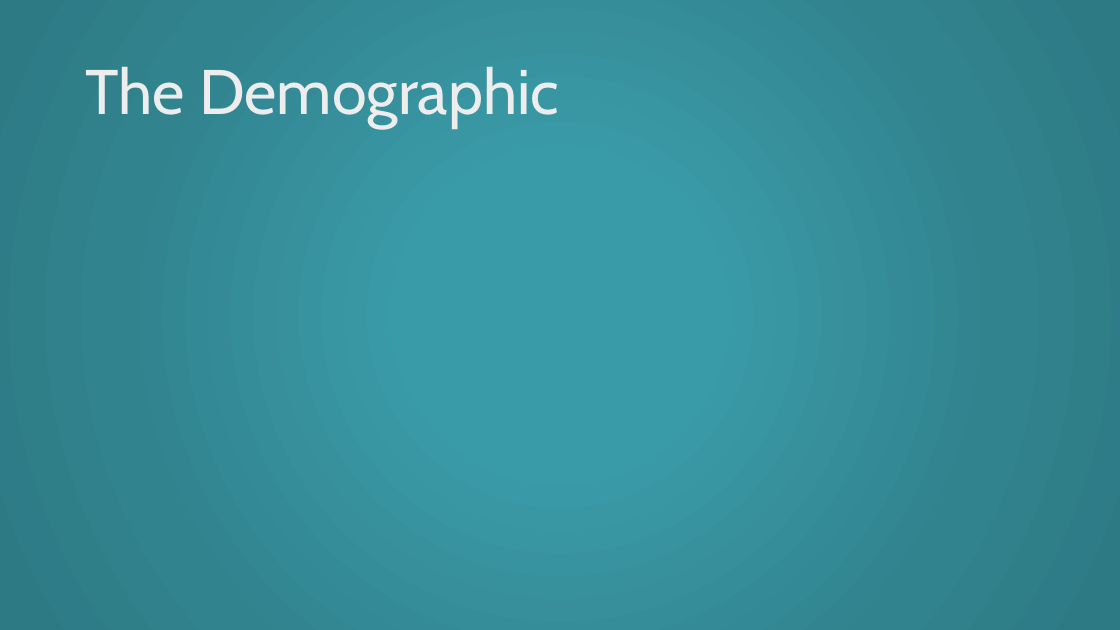
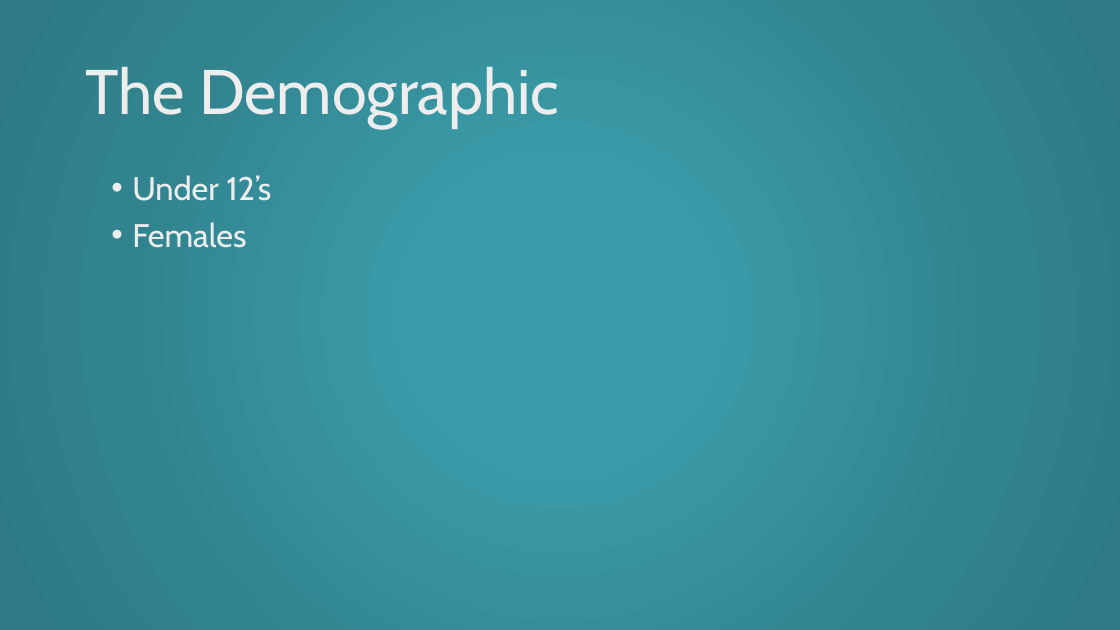
Before and after one commit to UoSGroupProjects1718/mgp-l4-5-group-2, a slide deck: slide 7 of LEVEL 4 & 5.pptx (slide 3 before the commit). Drawn at 1120x630 pixels with LibreOffice and Linux fonts; fonts in the diff are those of the drawing. Boxes give left, top, right and bottom in pixels: in the first picture for what was removed or moved away, otherwise in the second. Text is boxed around its words. In the diff, an @@ line names an element or a change of style, - is before the commit and + after.

```diff
--- a/LEVEL 4 & 5.pptx
+++ b/LEVEL 4 & 5.pptx
@@ text added at (132,175,271,248), 28 pt, text gradient #BFBFBF to #EDEDED to #FFFFFF @@
+• Under 12’s
+• Females
```
Also in this commit, not shown: 4 other slides changed, 6 slides added, 5 slides removed, 6 other files.
